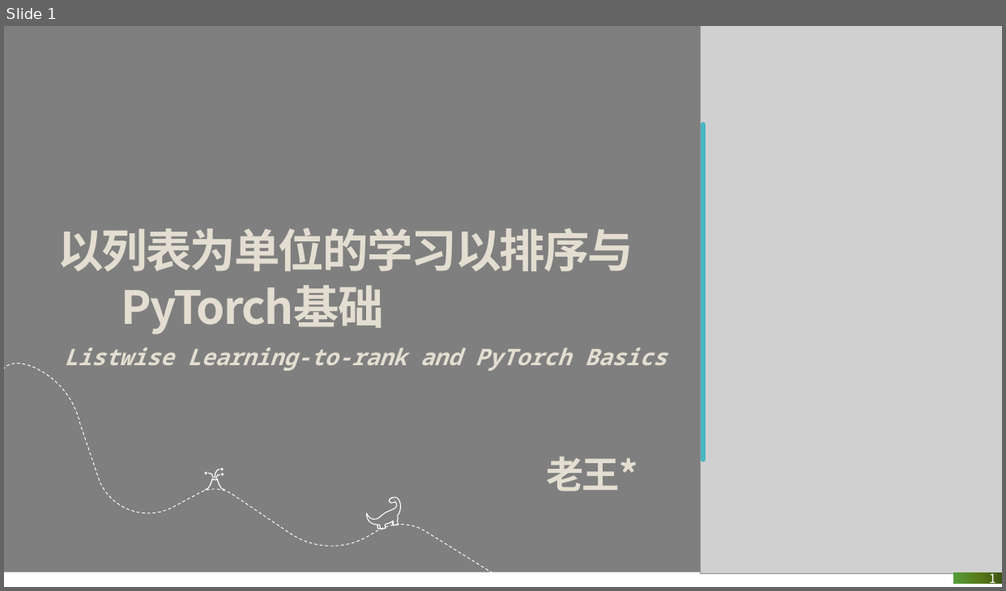
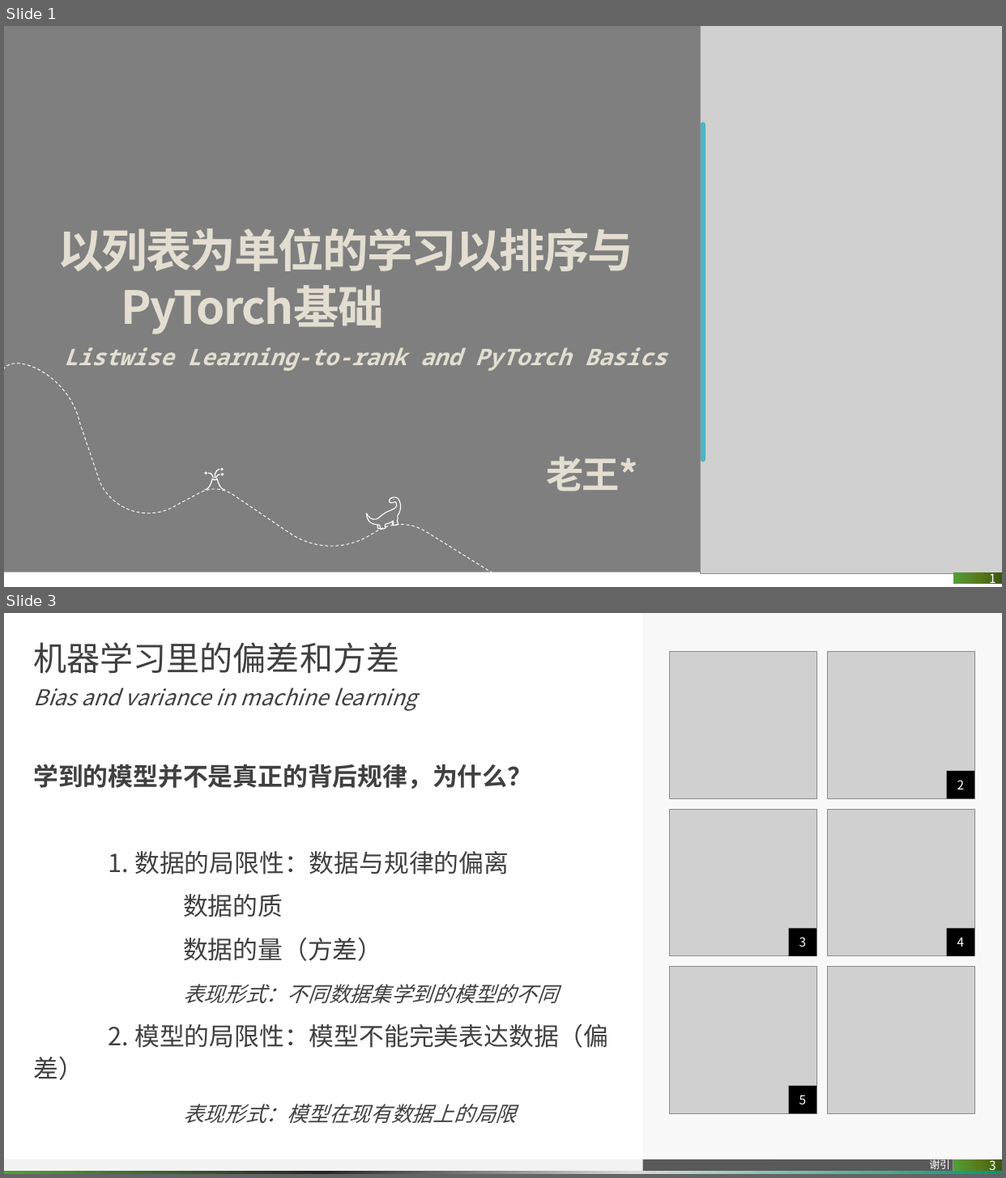
Before and after one commit to pitybea/l2r, a slide deck: rank.pptx. Shown one above the other, each under a label of ours: slide 1 before the commit, slides 1 and 3 after it; the slides between them are not shown. The pictures are 1006x591 and 1006x1178 pixels, drawn with LibreOffice and Linux fonts; fonts in the diff are those of the drawing; grey boxes stand for pictures; background and template pictures are left out. Boxes give left, top, right and bottom in pixels: in the first picture for what was removed or moved away, otherwise in the second. Text is boxed around its words. In the diff, an @@ line names an element or a change of style, - is before the commit and + after.

```diff
--- a/rank.pptx
+++ b/rank.pptx
@@ slide 3 added at (4,613,1002,1174), background #FFFFFF @@
@@ rectangle added at (642,613,1002,1160), fill #F2F2F2 at 50% opacity @@
@@ title added at (33,642,399,674), 32 pt, text #404040 @@
+机器学习里的偏差和方差
@@ picture added at (670,652,817,799) @@
@@ picture added at (828,652,975,799) @@
@@ text added at (33,688,417,711), 21 pt, text #404040, italic @@
+Bias and variance in machine learning
@@ text added at (33,764,608,1123), 24 pt, text #404040 @@
+学到的模型并不是真正的背后规律，为什么？
+1. 数据的局限性：数据与规律的偏离
+数据的质
+数据的量（方差）
+表现形式：不同数据集学到的模型的不同
+2. 模型的局限性：模型不能完美表达数据（偏差）
+表现形式：模型在现有数据上的局限
@@ rectangle added at (947,771,975,799), fill #000000, 12 pt, text #FFFFFF @@
+2
@@ picture added at (670,809,817,956) @@
@@ picture added at (828,809,975,956) @@
@@ rectangle added at (789,928,817,956), fill #000000, 12 pt, text #FFFFFF @@
+3
@@ rectangle added at (947,928,975,956), fill #000000, 12 pt, text #FFFFFF @@
+4
@@ picture added at (670,966,817,1114) @@
@@ picture added at (828,966,975,1114) @@
@@ rectangle added at (789,1086,817,1114), fill #000000, 12 pt, text #FFFFFF @@
+5
@@ rectangle added at (4,1160,774,1171), fill #F2F2F2 @@
@@ rectangle added at (4,1171,1002,1174), fill gradient #029676 to #D9D9D9 to #262626 to #549E39 @@
@@ rectangle added at (642,1160,953,1171), fill #595959, 10 pt, text #FFFFFF @@
+谢引
@@ page number added at (953,1160,1002,1171), fill gradient #3F5612 to #597B1A to #549E39, 12 pt, text #FFFFFF @@
+3
```
Also in this commit, not shown: 3 slides changed, 10 other slides added, 8 slides removed, 1 other file.
